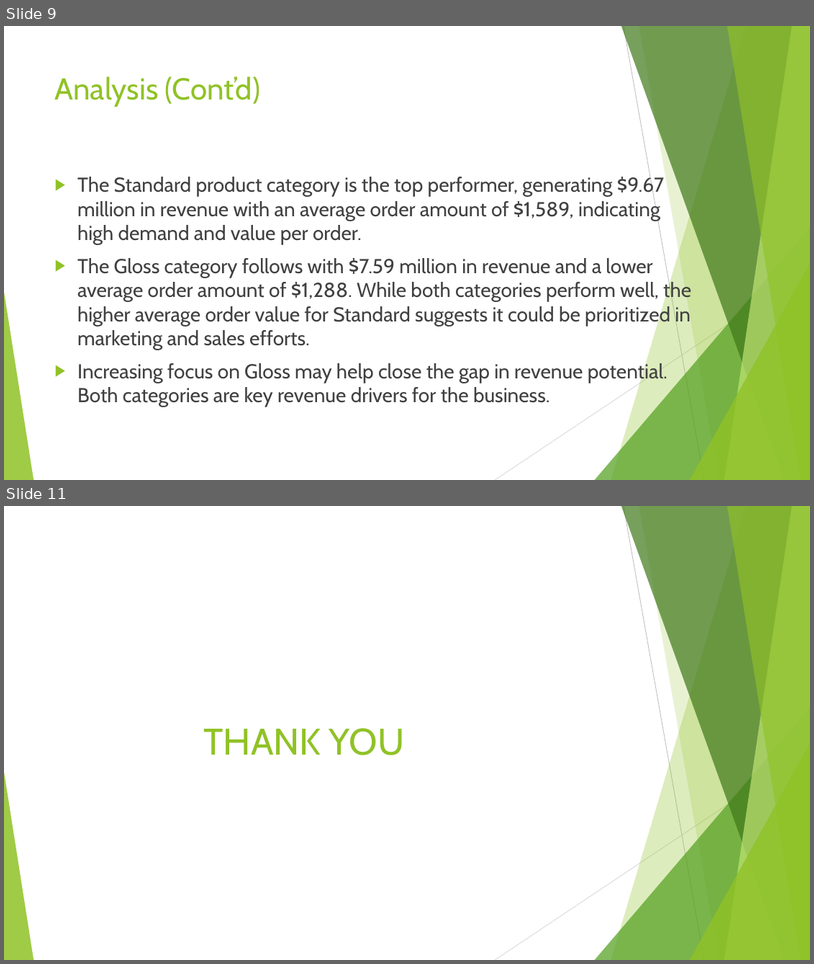
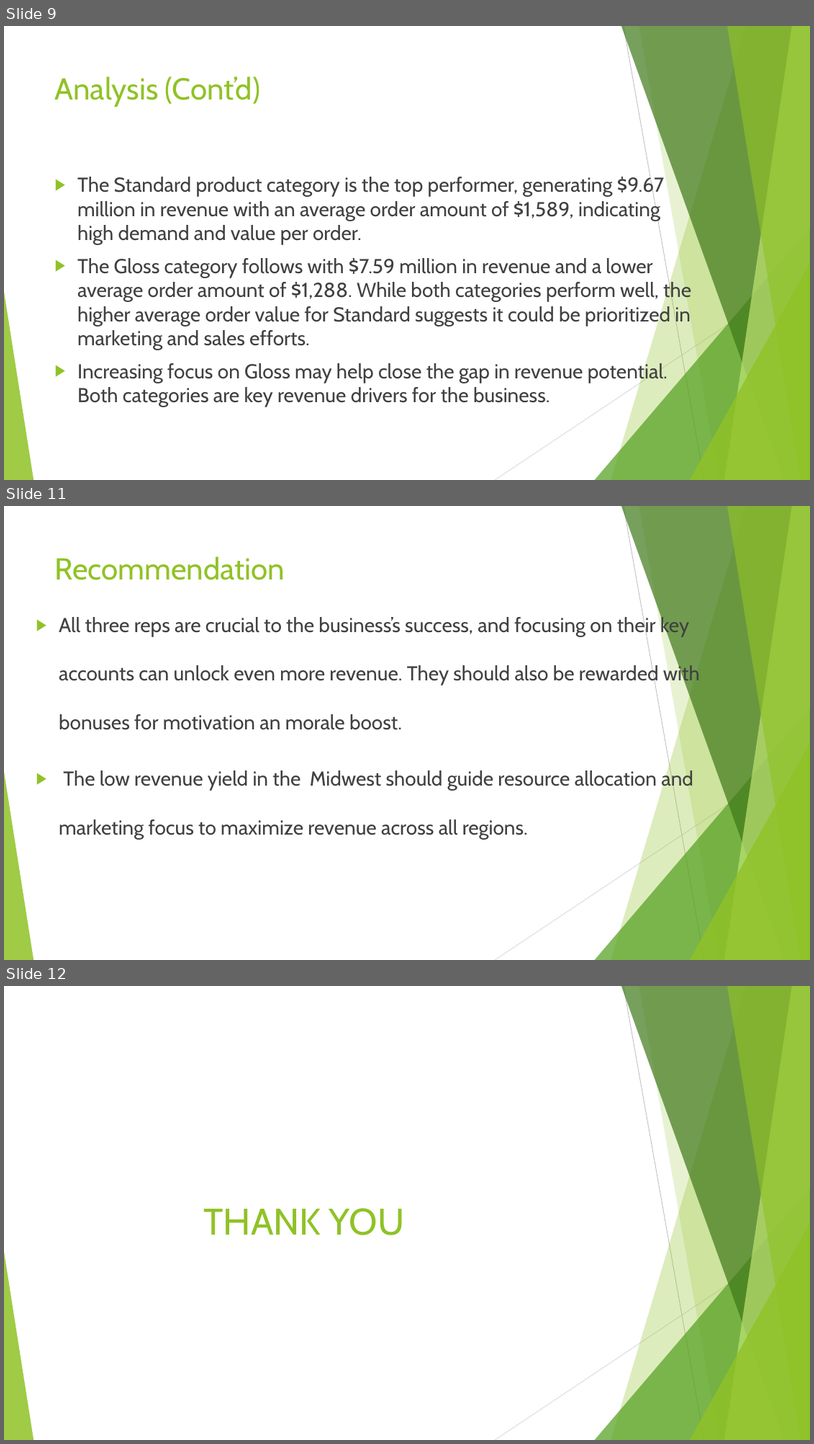
Before and after one commit to embrown007/group_15, a slide deck: SAGE_GROUP_15.pptx. Shown one above the other, each under a label of ours: slides 9 and 11 before the commit, slides 9, 11 and 12 after it; the slides between them are not shown. The pictures are 814x964 and 814x1444 pixels, drawn with LibreOffice and Linux fonts; fonts in the diff are those of the drawing. Boxes give left, top, right and bottom in pixels: in the first picture for what was removed or moved away, otherwise in the second. Text is boxed around its words. In the diff, an @@ line names an element or a change of style, - is before the commit and + after.

Commit message:
added recommendation to file

```diff
--- a/SAGE_GROUP_15.pptx
+++ b/SAGE_GROUP_15.pptx
@@ slide 11 added at (4,506,810,960), background #FFFFFF; not listed: 10 template elements that a slide beside it also shows @@
@@ title added at (55,556,285,580), 36 pt, text #90C226 @@
+Recommendation
@@ text added at (59,615,700,839), 24 pt, text #404040 @@
+▶ All three reps are crucial to the business’s success, and focusing on their key accounts can unlock even more revenue. They should also be rewarded with bonuses for motivation an morale boost.
+▶ The low revenue yield in the Midwest should guide resource allocation and marketing focus to maximize revenue across all regions.
@@ what was slide 11 is now slide 12 @@
```
Also in this commit, not shown: 3 slides changed.
